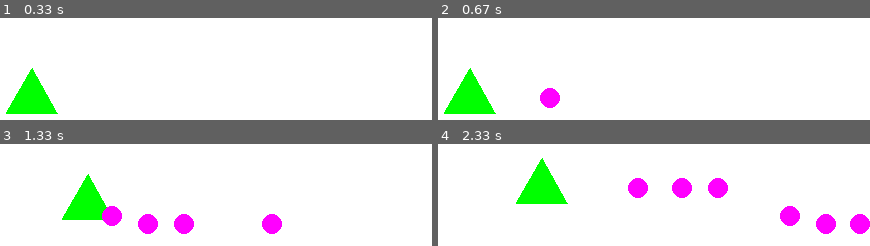
Above: before the commit, frames 1-4 (two rows, left to right).
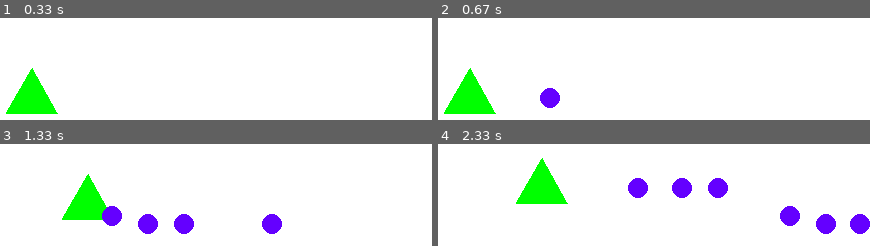
Above: after the commit, the same moments.

Repository: Hashnroll/pygame_game
Game: pygame game, started from triangle.py
The game is run twice, just before and just after one commit, with the same random seed, the same clock (stepped at 60 frames per second) and the same inputs.
Inputs:
- Up to frame 1 (0.33 s): no input
- Up to frame 2 (0.67 s): tap Space at 0.33 s
- Up to frame 3 (1.33 s): hold D 0.67-1.13 s; tap Space at 0.73, 1.03, 1.23 s; hold W from 1.17 s (still down)
- Up to frame 4 (2.33 s): release W at 1.47 s; hold D 1.5-1.97 s; tap Space at 1.57, 1.87, 2.07 s; hold A from 2 s (still down)

Frame 1 is identical in both runs. In frame 2, 0.7% of the frame differs, in the area x 23-29%, y 68-89%; in frame 3, 2.8%; in frame 4, 4.2%, in the area x 43-100%, y 33-89%.

Commit message:
Add files via upload

Diff:
--- a/triangle.py
+++ b/triangle.py
@@ -32,7 +32,7 @@
         self.x += velocity["horizontal"]
         self.y += velocity["vertical"]
     def draw(self, surface):
-        pygame.draw.circle(surface, (255, 0, 255), (self.x, self.y), self.size)
+        pygame.draw.circle(surface, (100, 0, 255), (self.x, self.y), self.size)
     def is_out(self):
         return (self.x <= 0 or self.x >= WIDTH or self.y <= 0 or self.y >= HEIGHT)
 #end class
@@ -123,3 +123,7 @@
     windowSurface.fill((255, 255, 255))
     T.draw(windowSurface)
     pygame.display.update()
+
+
+
+#TODO: make an enemy with health, who can shoot. Arrange a duel between player and enemy. In the of this duel sign "You won" or "You lost"
